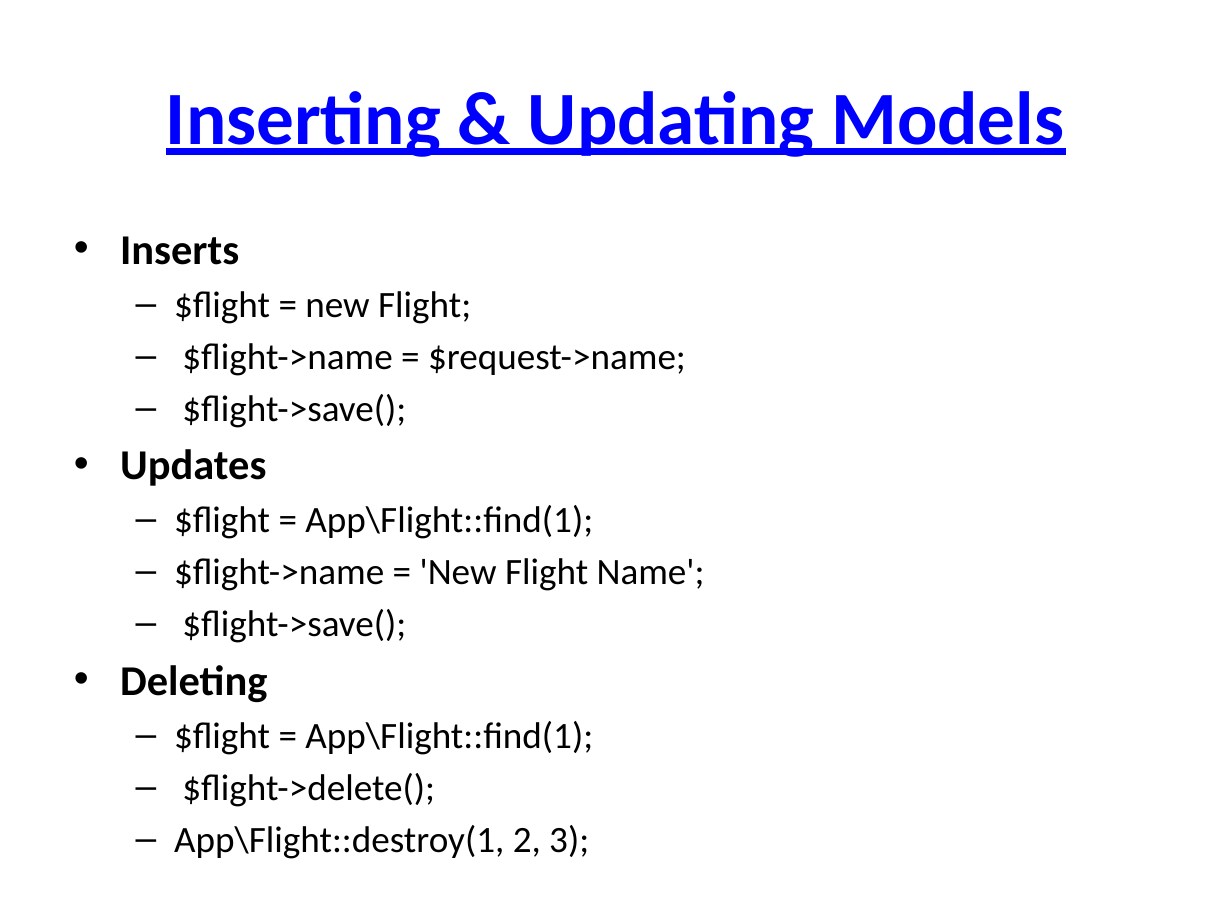
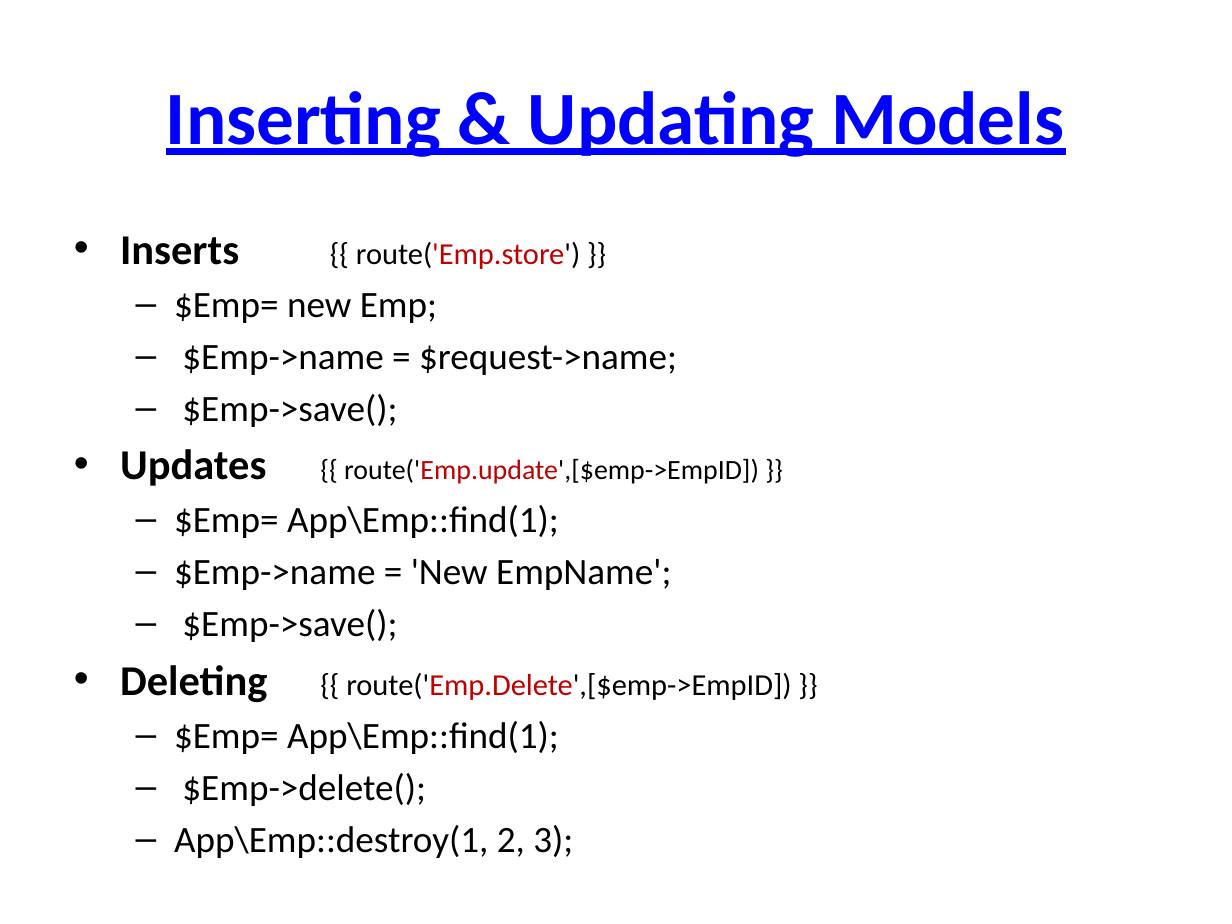
Before and after one commit to TarekSherif/LaravelCourse, a slide deck: slide 6 of PPT/Lec6/6-Laravel Model.pptx. Drawn at 1232x924 pixels with LibreOffice and Linux fonts; fonts in the diff are those of the drawing. Boxes give left, top, right and bottom in pixels: in the first picture for what was removed or moved away, otherwise in the second. Text is boxed around its words. In the diff, an @@ line names an element or a change of style, - is before the commit and + after.

```diff
--- a/PPT/Lec6/6-Laravel Model.pptx
+++ b/PPT/Lec6/6-Laravel Model.pptx
@@ text at bbox=[120, 236, 791, 858]: text changed @@
-• Inserts
-  – $flight = new Flight;
-  – $flight->name = $request->name;
-  – $flight->save();
-• Updates
-  – $flight = App\Flight::find(1);
-  – $flight->name = 'New Flight Name';
-  – $flight->save();
-• Deleting
-  – $flight = App\Flight::find(1);
-  – $flight->delete();
-  – App\Flight::destroy(1, 2, 3);
+• Inserts {{ route('Emp.store') }}
+  – $Emp= new Emp;
+  – $Emp->name = $request->name;
+  – $Emp->save();
+• Updates {{ route('Emp.update',[$emp->EmpID]) }}
+  – $Emp= App\Emp::find(1);
+  – $Emp->name = 'New EmpName';
+  – $Emp->save();
+• Deleting {{ route('Emp.Delete',[$emp->EmpID]) }}
+  – $Emp= App\Emp::find(1);
+  – $Emp->delete();
+  – App\Emp::destroy(1, 2, 3);
```
Also in this commit, not shown: 1 other slide changed, 1 slide added, 7 other files.
